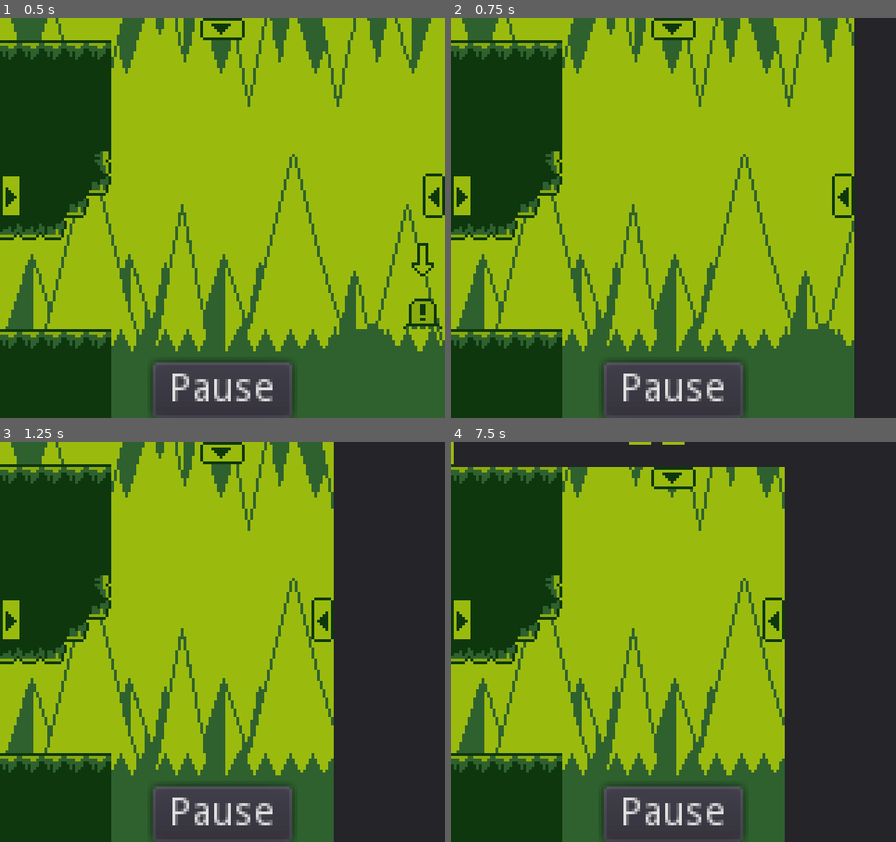
Above: before the commit, frames 1-4 (two rows, left to right).
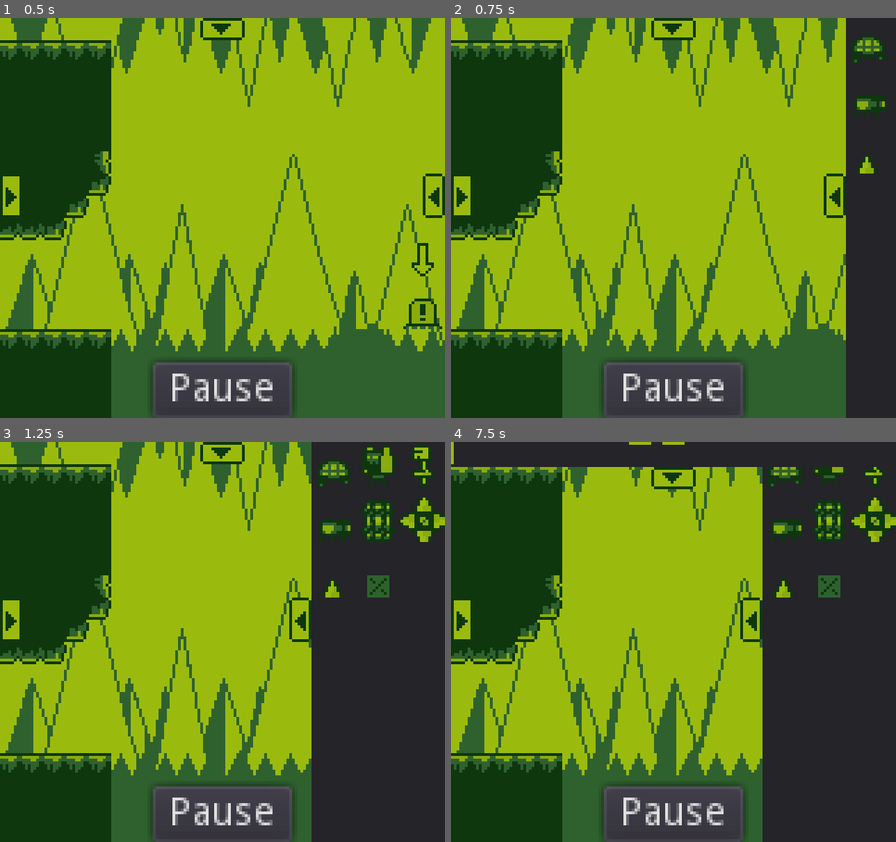
Above: after the commit, the same moments.

Repository: AlanRostem/TurboTrooper
Game: Godot game, scene res://scenes/editor/Editor.tscn
The game is run twice, just before and just after one commit, with the same random seed, the same clock (stepped at 60 frames per second) and the same inputs. This scene is started directly instead of the project's main scene. Sound files missing from this copy of the repository are replaced by a short silence.
Inputs (mouse positions are in pixels of both pictures, inside the frame that each line leads up to; where the layout moved, square brackets give the same spot in the first picture):
- Up to frame 1 (0.5 s): no input
- Up to frame 2 (0.75 s): click (887, 194) at 0.5 s
- Up to frame 3 (1.25 s): no input
- Up to frame 4 (7.5 s): click (829, 518) at 1.27 s; click (873, 518) at 2.02 s; click (784, 574) at 2.77 s; click (829, 574) at 3.52 s; click (784, 466) [807, 466] at 4.25 s; click (829, 466) [860, 466] at 5 s; click (784, 518) [807, 518] at 5.75 s; click (873, 466) at 6.52 s; click (673, 454) at 7.25 s

Frame 1 is identical in both runs. In frame 2, 2.9% of the frame differs, in the area x 83-98%, y 0-100%; in frame 3, 8.0%, in the area x 65-100%, y 0-100%; in frame 4, 7.2%.

Commit message:
adding some entities

Diff:
--- a/project/scenes/editor/Editor.tscn
+++ b/project/scenes/editor/Editor.tscn
@@ -7,29 +7,69 @@
 [ext_resource path="res://scenes/editor/CameraHolder.gd" type="Script" id=5]
 [ext_resource path="res://scenes/editor/buttons/EntityButton.tscn" type="PackedScene" id=6]
 [ext_resource path="res://assets/sprites/editor/buttons.png" type="Texture" id=7]
+[ext_resource path="res://scenes/game/world/entity/entities/enemy/boom_crawler/BoomCrawler.tscn" type="PackedScene" id=8]
 [ext_resource path="res://scenes/editor/buttons/ToolButton.tscn" type="PackedScene" id=9]
 [ext_resource path="res://scenes/editor/tool/PencilTool.gd" type="Script" id=10]
 [ext_resource path="res://scenes/editor/tool/MoveTool.gd" type="Script" id=11]
+[ext_resource path="res://scenes/game/world/entity/entities/enemy/brute/Brute.tscn" type="PackedScene" id=12]
+[ext_resource path="res://scenes/game/world/entity/entities/enemy/rush_rogue/RushRogue.tscn" type="PackedScene" id=13]
+[ext_resource path="res://scenes/game/world/entity/entities/enemy/rodder/Rodder.tscn" type="PackedScene" id=14]
+[ext_resource path="res://scenes/game/world/structure/destructible/ChainedExplosiveBarrel.tscn" type="PackedScene" id=15]
+[ext_resource path="res://scenes/game/world/environment/hazards/MovingSpikeHazard.tscn" type="PackedScene" id=16]
+[ext_resource path="res://scenes/game/world/environment/hazards/SpikeHazard.tscn" type="PackedScene" id=17]
+[ext_resource path="res://scenes/game/world/structure/destructible/Crate.tscn" type="PackedScene" id=18]
+
+[sub_resource type="AtlasTexture" id=1]
+atlas = ExtResource( 7 )
+region = Rect2( 0, 0, 8, 16 )
 
 [sub_resource type="AtlasTexture" id=2]
 atlas = ExtResource( 7 )
-region = Rect2( 0, 0, 8, 16 )
+region = Rect2( 32, 0, 16, 16 )
 
 [sub_resource type="AtlasTexture" id=3]
 atlas = ExtResource( 7 )
+region = Rect2( 48, 0, 16, 16 )
+
+[sub_resource type="AtlasTexture" id=9]
+atlas = ExtResource( 7 )
+region = Rect2( 16, 16, 16, 16 )
+
+[sub_resource type="AtlasTexture" id=10]
+atlas = ExtResource( 7 )
+region = Rect2( 32, 16, 16, 16 )
+
+[sub_resource type="AtlasTexture" id=11]
+atlas = ExtResource( 7 )
+region = Rect2( 48, 16, 16, 16 )
+
+[sub_resource type="AtlasTexture" id=12]
+atlas = ExtResource( 7 )
+region = Rect2( 0, 32, 16, 16 )
+
+[sub_resource type="AtlasTexture" id=13]
+atlas = ExtResource( 7 )
+region = Rect2( 16, 32, 16, 16 )
+
+[sub_resource type="AtlasTexture" id=14]
+atlas = ExtResource( 7 )
+region = Rect2( 32, 32, 16, 16 )
+
+[sub_resource type="AtlasTexture" id=4]
+atlas = ExtResource( 7 )
 region = Rect2( 16, 0, 16, 8 )
 
-[sub_resource type="ButtonGroup" id=4]
+[sub_resource type="ButtonGroup" id=5]
+
+[sub_resource type="AtlasTexture" id=6]
+atlas = ExtResource( 7 )
+region = Rect2( 16, 8, 8, 8 )
+
+[sub_resource type="AtlasTexture" id=7]
+atlas = ExtResource( 7 )
+region = Rect2( 24, 8, 8, 8 )
 
 [sub_resource type="AtlasTexture" id=8]
-atlas = ExtResource( 7 )
-region = Rect2( 16, 8, 8, 8 )
-
-[sub_resource type="AtlasTexture" id=9]
-atlas = ExtResource( 7 )
-region = Rect2( 24, 8, 8, 8 )
-
-[sub_resource type="AtlasTexture" id=7]
 atlas = ExtResource( 7 )
 region = Rect2( 8, 0, 8, 16 )
 
@@ -77,7 +117,7 @@
 anchor_right = 1.0
 anchor_bottom = 0.5
 margin_top = -72.0
-margin_right = 40.0
+margin_right = 48.0
 margin_bottom = 72.0
 __meta__ = {
 "_edit_use_anchors_": false
@@ -101,28 +141,67 @@
 anchor_top = 0.5
 anchor_right = 0.5
 anchor_bottom = 0.5
-margin_left = -20.0
+margin_left = -24.0
 margin_top = -72.0
-margin_right = 36.0
+margin_right = 24.0
 margin_bottom = 72.0
+custom_constants/hseparation = 0
 columns = 3
 __meta__ = {
 "_edit_use_anchors_": false
 }
 
 [node name="EntityButton" parent="MenuLayer/Entities/EntitiesGrid" instance=ExtResource( 6 )]
+__icon = SubResource( 2 )
+__entity = ExtResource( 8 )
 
 [node name="EntityButton2" parent="MenuLayer/Entities/EntitiesGrid" instance=ExtResource( 6 )]
-margin_left = 20.0
-margin_right = 36.0
+margin_left = 16.0
+margin_right = 32.0
+__icon = SubResource( 3 )
+__entity = ExtResource( 12 )
 
 [node name="EntityButton3" parent="MenuLayer/Entities/EntitiesGrid" instance=ExtResource( 6 )]
-margin_left = 40.0
-margin_right = 56.0
+margin_left = 32.0
+margin_right = 48.0
+__icon = SubResource( 9 )
+__entity = ExtResource( 14 )
 
 [node name="EntityButton4" parent="MenuLayer/Entities/EntitiesGrid" instance=ExtResource( 6 )]
 margin_top = 20.0
 margin_bottom = 36.0
+__icon = SubResource( 10 )
+__entity = ExtResource( 13 )
+
+[node name="EntityButton5" parent="MenuLayer/Entities/EntitiesGrid" instance=ExtResource( 6 )]
+margin_left = 16.0
+margin_top = 20.0
+margin_right = 32.0
+margin_bottom = 36.0
+__icon = SubResource( 11 )
+__entity = ExtResource( 15 )
+
+[node name="EntityButton6" parent="MenuLayer/Entities/EntitiesGrid" instance=ExtResource( 6 )]
+margin_left = 32.0
+margin_top = 20.0
+margin_right = 48.0
+margin_bottom = 36.0
+__icon = SubResource( 12 )
+__entity = ExtResource( 16 )
+
+[node name="EntityButton7" parent="MenuLayer/Entities/EntitiesGrid" instance=ExtResource( 6 )]
+margin_top = 40.0
+margin_bottom = 56.0
+__icon = SubResource( 13 )
+__entity = ExtResource( 17 )
+
+[node name="EntityButton8" parent="MenuLayer/Entities/EntitiesGrid" instance=ExtResource( 6 )]
+margin_left = 16.0
+margin_top = 40.0
+margin_right = 32.0
+margin_bottom = 56.0
+__icon = SubResource( 14 )
+__entity = ExtResource( 18 )
 
 [node name="Tools" type="Panel" parent="MenuLayer"]
 anchor_left = 0.5
Binary file changed: project/assets/sprites/editor/buttons.png
Not shown: 5 places in project/scenes/editor/Editor.tscn that only renumber resources
